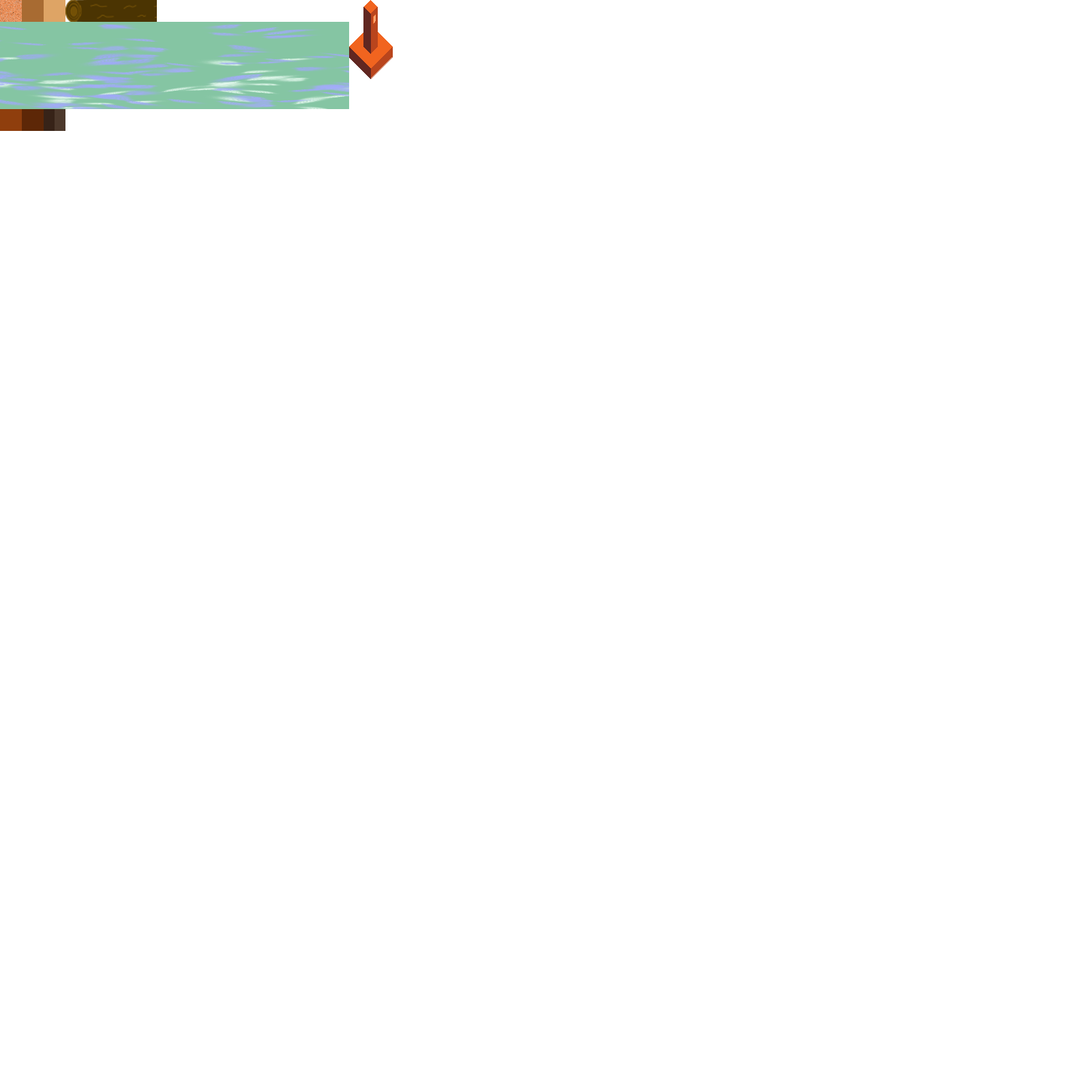
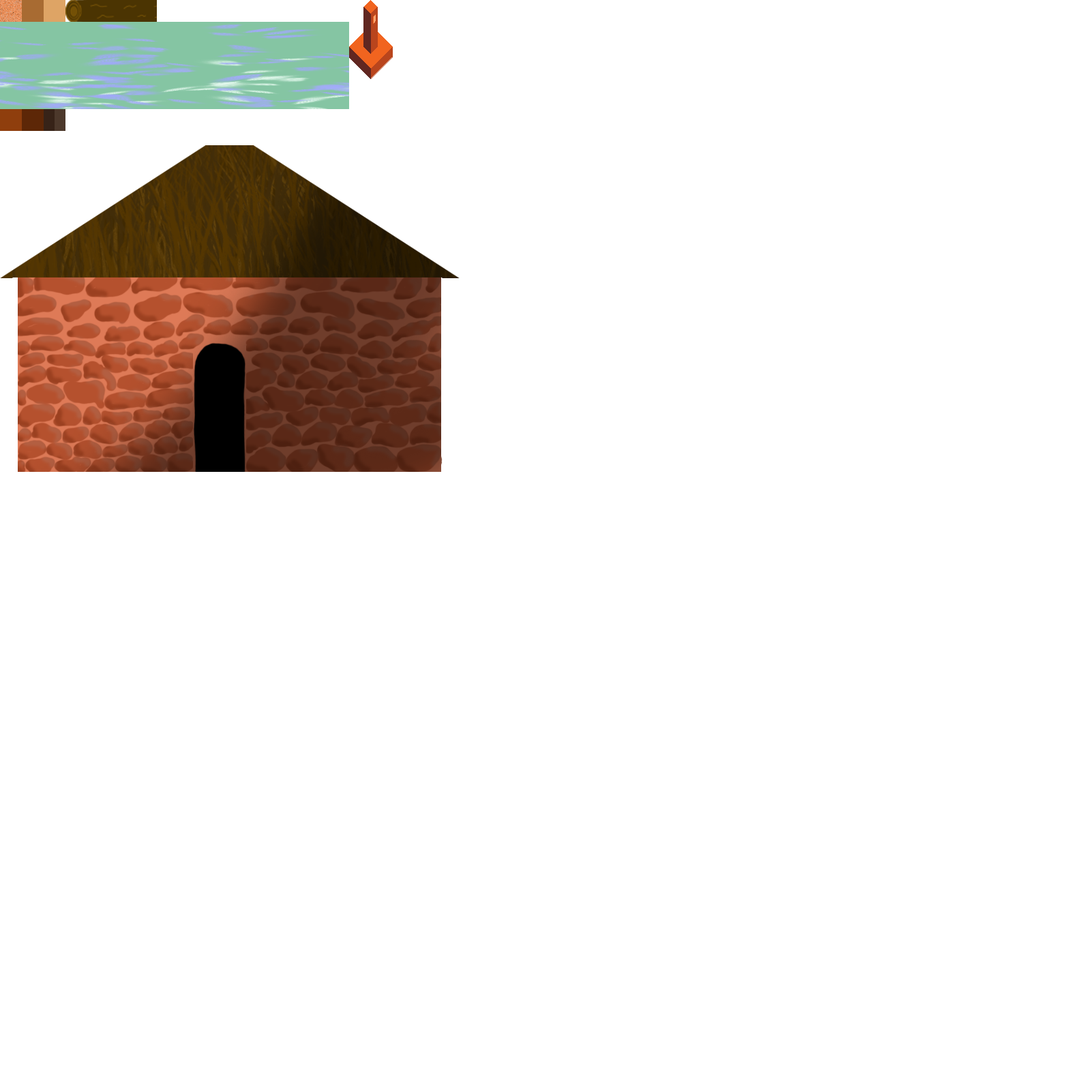
Two versions of the same layered image (1091x1091). Layer-by-layer changes:
added layer "Calque 18" (50%) above "Groupe 1" over 12, 145, 460, 473
added group "Groupe 1" with 7 layers above "Calque 9" over 0, 145, 460, 473
added layer "Calque 17" in group "Groupe 1" over 10, 145, 460, 279
added layer "Calque 16" in group "Groupe 1" over 0, 145, 460, 279
added layer "Calque 15" (82%) in group "Groupe 1" over 8, 244, 456, 473
added layer "Calque 14" in group "Groupe 1" over 4, 268, 445, 473
added layer "Calque 13" in group "Groupe 1" over 17, 266, 443, 473
added layer "Calque 12" in group "Groupe 1" over 193, 342, 247, 473
added layer "Calque 11" in group "Groupe 1" over 17, 267, 442, 473
